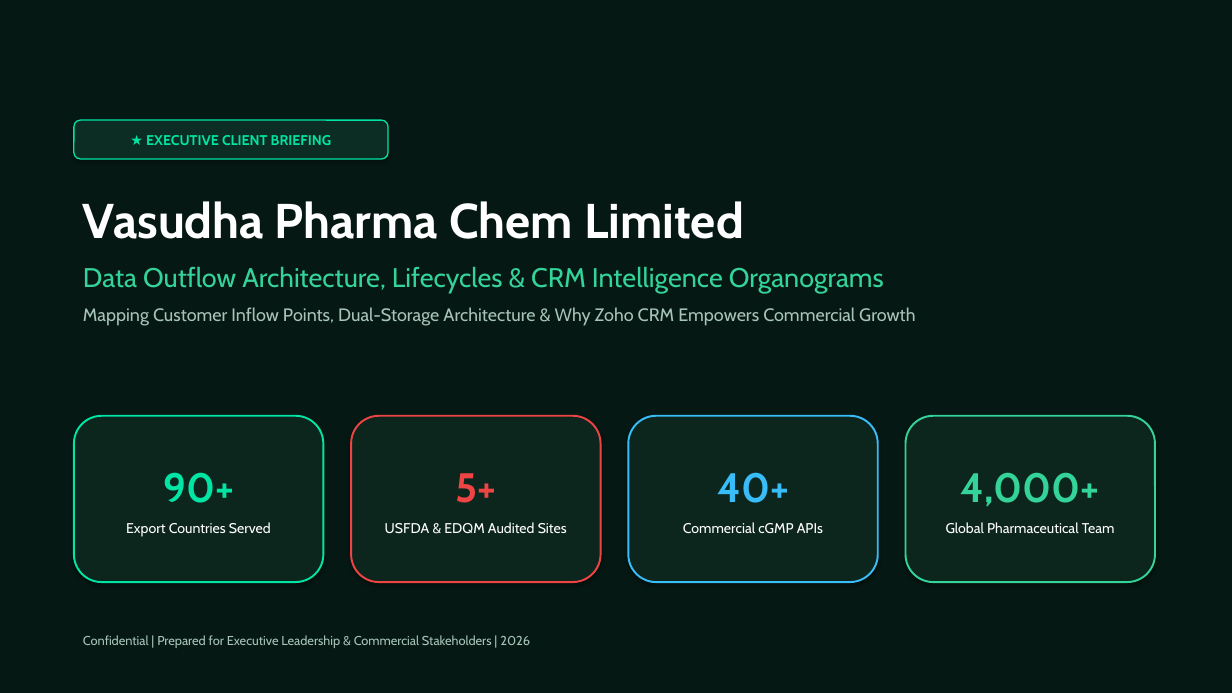
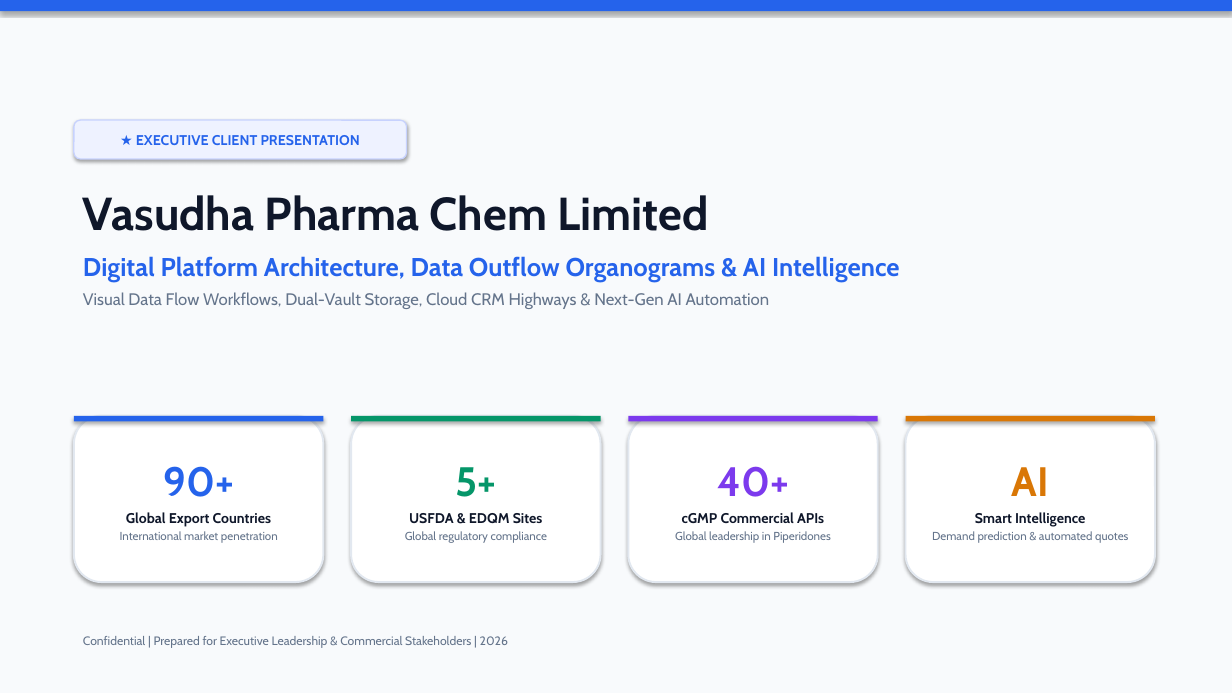
Before and after one commit to saikrishna-bethamcharla/vasudhapharma-green, a slide deck: slide 1 of Vasudha_Pharma_Deck.pptx. Drawn at 1232x693 pixels with LibreOffice and Linux fonts; fonts in the diff are those of the drawing. Boxes give left, top, right and bottom in pixels: in the first picture for what was removed or moved away, otherwise in the second. Text is boxed around its words. In the diff, an @@ line names an element or a change of style, - is before the commit and + after.

Commit message:
feat(presentation): add corporate theme, real UI screenshots, organograms, and AI intelligence

```diff
--- a/Vasudha_Pharma_Deck.pptx
+++ b/Vasudha_Pharma_Deck.pptx
@@ rectangle at (x1=0, y1=0, x2=1232, y2=693): fill #061813 to #F8FAFC @@
@@ rectangle added at (x1=0, y1=0, x2=1232, y2=11), fill #2563EB @@
@@ rounded rectangle "★ EXECUTIVE CLIENT PRESENTATION" resized from (x1=74, y1=120, x2=388, y2=159) to (x1=74, y1=120, x2=407, y2=159) @@
@@ rounded rectangle "★ EXECUTIVE CLIENT PRESENTATION" at (x1=74, y1=120, x2=407, y2=159): fill #0C2D23 to #EEF2FF; outline #00E5A3 1 pt to #C7D2FE 1 pt @@
@@ text in rounded rectangle at (x1=136, y1=135, x2=360, y2=145): text changed; text colour #00E5A3 to #2563EB @@
-★ EXECUTIVE CLIENT BRIEFING
+★ EXECUTIVE CLIENT PRESENTATION
@@ text at (x1=83, y1=195, x2=709, y2=231): size 38 to 36 pt, text colour #FFFFFF to #0F172A in "Vasudha Pharma Chem Limited" @@
@@ text at (x1=83, y1=256, x2=900, y2=309): text changed; size 14 to 13 pt; text colour #A7C4B8 to #64748B @@
-Data Outflow Architecture, Lifecycles & CRM Intelligence Organograms
-Mapping Customer Inflow Points, Dual-Storage Architecture & Why Zoho CRM Empowers Commercial Growth
+Digital Platform Architecture, Data Outflow Organograms & AI Intelligence
+Visual Data Flow Workflows, Dual-Vault Storage, Cloud CRM Highways & Next-Gen AI Automation
@@ rounded rectangle "90+" at (x1=74, y1=416, x2=323, y2=582): fill #0C261E to #FFFFFF; outline #00E5A3 1.5 pt to #E2E8F0 1.5 pt @@
@@ rectangle added at (x1=74, y1=416, x2=323, y2=421), fill #2563EB @@
@@ rounded rectangle "5+" at (x1=351, y1=416, x2=601, y2=582): fill #0C261E to #FFFFFF; outline #EF4444 1.5 pt to #E2E8F0 1.5 pt @@
@@ rectangle added at (x1=351, y1=416, x2=601, y2=421), fill #059669 @@
@@ rounded rectangle "40+" at (x1=628, y1=416, x2=878, y2=582): fill #0C261E to #FFFFFF; outline #38BDF8 1.5 pt to #E2E8F0 1.5 pt @@
@@ rectangle added at (x1=628, y1=416, x2=878, y2=421), fill #7C3AED @@
@@ rounded rectangle "AI" at (x1=906, y1=416, x2=1155, y2=582): fill #0C261E to #FFFFFF; outline #34D399 1.5 pt to #E2E8F0 1.5 pt @@
@@ rectangle added at (x1=906, y1=416, x2=1155, y2=421), fill #D97706 @@
@@ text in rounded rectangle at (x1=163, y1=466, x2=234, y2=497): text colour #00E5A3 to #2563EB in "90+" @@
@@ text in rounded rectangle at (x1=455, y1=467, x2=496, y2=497): text colour #EF4444 to #059669 in "5+" @@
@@ text in rounded rectangle at (x1=717, y1=466, x2=789, y2=497): text colour #38BDF8 to #7C3AED in "40+" @@
@@ text in rounded rectangle at (x1=932, y1=467, x2=1128, y2=543): text changed; size 11 to 9 pt; text colour #FFFFFF to #64748B @@
-4,000+
-Global Pharmaceutical Team
+AI
+Smart Intelligence
+Demand prediction & automated quotes
@@ text in rounded rectangle at (x1=120, y1=512, x2=278, y2=543): text changed; size 11 to 9 pt; text colour #FFFFFF to #64748B @@
-Export Countries Served
+Global Export Countries
+International market penetration
@@ text in rounded rectangle at (x1=405, y1=513, x2=547, y2=543): text changed; size 11 to 9 pt; text colour #FFFFFF to #64748B @@
-USFDA & EDQM Audited Sites
+USFDA & EDQM Sites
+Global regulatory compliance
@@ text in rounded rectangle at (x1=675, y1=512, x2=830, y2=543): text changed; size 11 to 9 pt; text colour #FFFFFF to #64748B @@
-Commercial cGMP APIs
+cGMP Commercial APIs
+Global leadership in Piperidones
@@ text "Confidential | Prepared for Executive ..." at (x1=83, y1=636, x2=508, y2=648): size 10 to 9.5 pt, text colour #A7C4B8 to #64748B @@
```
Also in this commit, not shown: 9 slides added, 9 slides removed, 9 other files.
